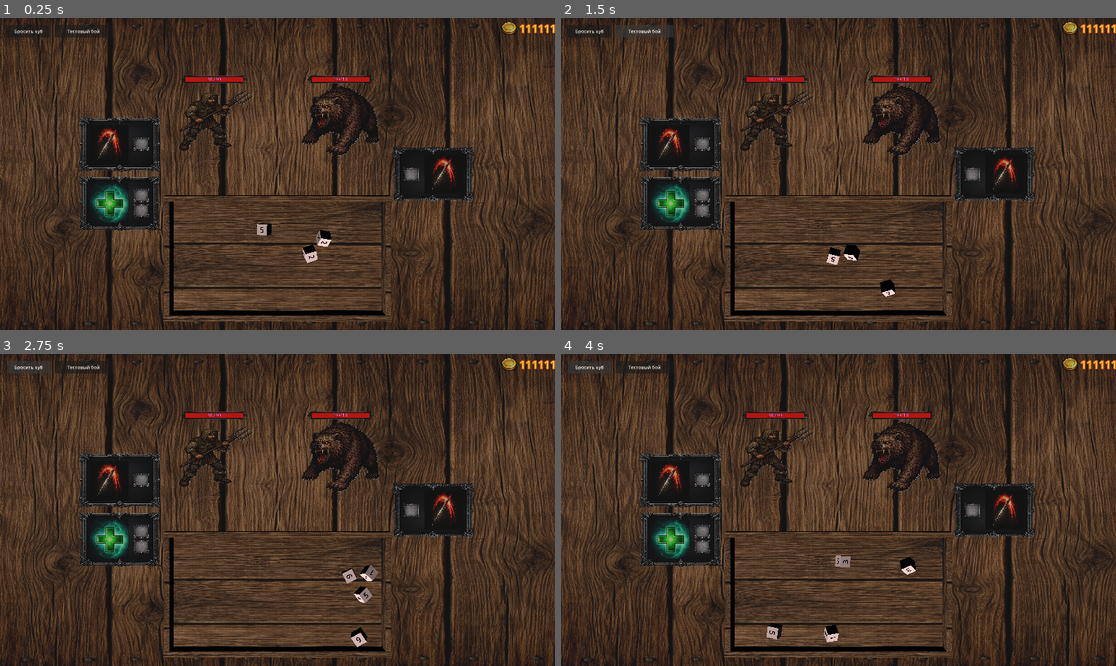
Above: before the commit, frames 1-4 (two rows, left to right).
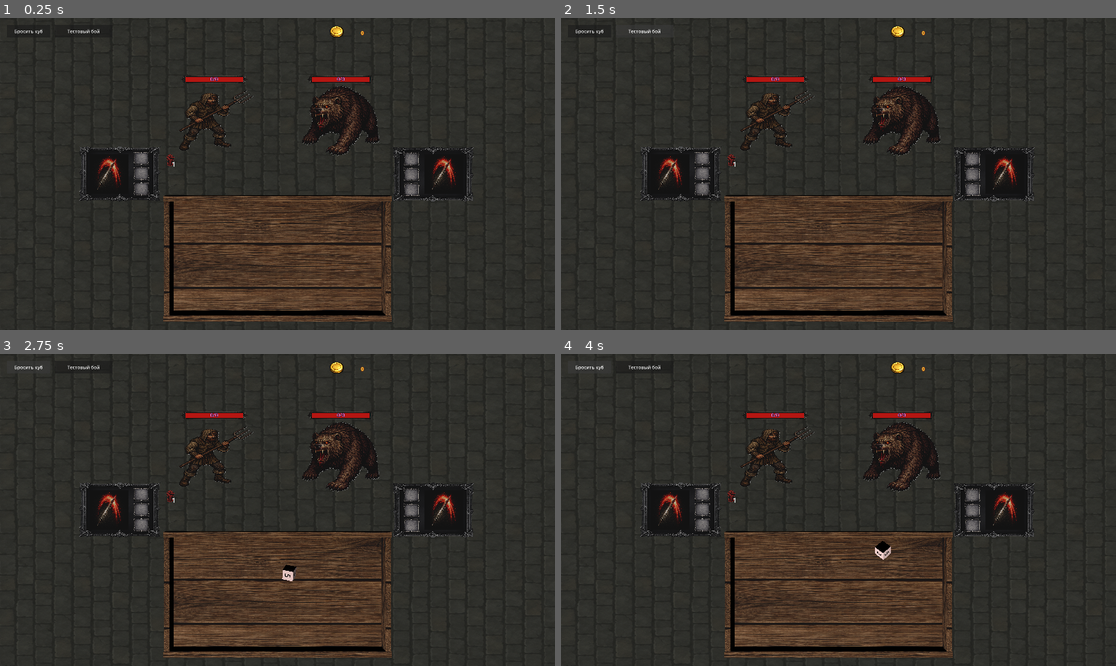
Above: after the commit, the same moments.

Repository: olegbogai-web/dicegame
Game: Godot game, scene res://scenes/new_battle_table.tscn
Same seed, same stepped clock (60 frames per second), same inputs: the game is played once before the commit and once after it. This scene is started directly instead of the project's main scene.
Inputs:
- Up to frame 1 (0.25 s): no input
- Up to frame 2 (1.5 s): click "Бросить куб" at 0.5 s; click "Тестовый бой" at 1.25 s
- Up to frame 3 (2.75 s): click "Бросить куб" at 2 s
- Up to frame 4 (4 s): click "Тестовый бой" at 2.75 s; click "Бросить куб" at 3.5 s

The runs differ from the first frame. In frame 1, 42% of the frame differs, in the area x 0-100%, y 0-100%; in frame 2, 42%; in frame 3, 43%; in frame 4, 43%.
Error after the commit: Parse Error: Cannot infer the type of "player" variable because the value doesn't have a set type. (res://content/combat/reward/post_battle_reward_flow.gd:113)

Commit message:
Add runtime coin system and global coin HUD

Diff:
--- a/content/combat/reward/post_battle_reward_flow.gd
+++ b/content/combat/reward/post_battle_reward_flow.gd
@@ -11,6 +11,7 @@
 const REWARD_CARD_UP_FACE_ID := &"card_up"
 const REWARD_ARTIFACT_FACE_ID := &"artifact_+"
 const REWARD_CUBE_FACE_ID := &"cube_+"
+const MONEY_CUBE_DICE_NAME := &"money_cube"
 const ABILITY_REWARD_OPTIONS_COUNT := 3
 const ARTIFACT_REWARD_OPTIONS_COUNT := 2
 const CUBE_REWARD_OPTIONS_COUNT := 2
@@ -89,6 +90,7 @@
 	for dice in all_reward_dice:
 		if dice == null or not dice.has_completed_first_stop():
 			return
+	_apply_money_cube_results(owner, all_reward_dice)
 	owner._has_processed_post_battle_reward_result = true
 	var reward_face := ""
 	var reward_top_face := reward_dice.get_top_face()
@@ -103,6 +105,29 @@
 		_show_artifact_reward_options(owner)
 	elif StringName(reward_face) == REWARD_CUBE_FACE_ID:
 		_show_cube_reward_options(owner)
+
+
+func _apply_money_cube_results(owner: Node, reward_dice: Array) -> void:
+	if owner == null or owner.battle_room_data == null:
+		return
+	var player := owner.battle_room_data.player_instance
+	if player == null:
+		return
+	var gained_coins := 0
+	for dice in reward_dice:
+		if dice == null:
+			continue
+		var dice_definition := dice.get_meta(&"definition", null) as DiceDefinition
+		if dice_definition == null or StringName(dice_definition.dice_name) != MONEY_CUBE_DICE_NAME:
+			continue
+		var top_face := dice.get_top_face()
+		if top_face == null:
+			continue
+		gained_coins += maxi(top_face.text_value.to_int(), 0)
+	if gained_coins <= 0:
+		return
+	var updated_coins := player.add_coins(gained_coins)
+	print("[Debug][RewardFlow] Получено монет: %d. Всего монет: %d." % [gained_coins, updated_coins])
 
 
 func _find_post_battle_reward_die(owner: Node) -> Dice:
--- a/content/entities/player.gd
+++ b/content/entities/player.gd
@@ -2,11 +2,14 @@
 class_name Player
 
 const ON_GRANT_MAX_HP_BONUS_META_KEY := &"on_grant_max_hp_bonus"
+
+signal coins_changed(new_amount: int)
 
 var player_id := ""
 var base_stat: PlayerBaseStat
 var current_hp := 0
 var current_armor := 0
+var current_coins := 0
 var dice_loadout: Array[DiceDefinition] = []
 var runtime_cube_global_map: Array[DiceDefinition] = []
 var runtime_reward_cube: DiceDefinition
@@ -40,6 +43,7 @@
 	if base_stat == null:
 		current_hp = 0
 		current_armor = 0
+		current_coins = 0
 		dice_loadout.clear()
 		runtime_cube_global_map.clear()
 		runtime_reward_cube = null
@@ -55,6 +59,7 @@
 		return
 	current_hp = base_stat.get_resolved_starting_hp()
 	current_armor = base_stat.starting_armor
+	current_coins = maxi(base_stat.starting_coins, 0)
 	dice_loadout = base_stat.starting_dice.duplicate()
 	runtime_cube_global_map = base_stat.get_resolved_base_cube_global_map().duplicate(true)
 	runtime_reward_cube = base_stat.get_resolved_base_reward_cube().duplicate(true)
@@ -71,6 +76,7 @@
 	runtime_max_hp_bonus = 0
 	run_flags.clear()
 	_is_runtime_initialized = true
+	coins_changed.emit(current_coins)
 
 
 func ensure_runtime_initialized_from_base_stat() -> void:
@@ -107,6 +113,26 @@
 	if base_stat == null:
 		return 0
 	return maxi(base_stat.max_hp + runtime_max_hp_bonus, 0)
+
+
+func get_current_coins() -> int:
+	return maxi(current_coins, 0)
+
+
+func add_coins(amount: int) -> int:
+	if amount <= 0:
+		return get_current_coins()
+	return _set_current_coins(current_coins + amount)
+
+
+func spend_coins(amount: int) -> bool:
+	var resolved_amount := maxi(amount, 0)
+	if resolved_amount == 0:
+		return true
+	if current_coins < resolved_amount:
+		return false
+	_set_current_coins(current_coins - resolved_amount)
+	return true
 
 
 func grant_artifact(artifact_definition: ArtifactDefinition) -> void:
@@ -172,3 +198,12 @@
 		return
 	runtime_max_hp_bonus += max_hp_bonus
 	current_hp = mini(current_hp + max_hp_bonus, get_max_hp())
+
+
+func _set_current_coins(value: int) -> int:
+	var next_value := maxi(value, 0)
+	if next_value == current_coins:
+		return current_coins
+	current_coins = next_value
+	coins_changed.emit(current_coins)
+	return current_coins
--- a/content/entities/player_base_stat.gd
+++ b/content/entities/player_base_stat.gd
@@ -25,6 +25,7 @@
 @export_range(1, 999, 1) var max_hp := DEFAULT_MAX_HP
 @export_range(0, 999, 1) var starting_hp := DEFAULT_MAX_HP
 @export_range(0, 999, 1) var starting_armor := 0
+@export_range(0, 999999, 1) var starting_coins := 0
 @export var starting_dice: Array[DiceDefinition] = []
 @export var base_cube_global_map: Array[DiceDefinition] = []
 @export var base_reward_cube: DiceDefinition
--- a/content/global_map/runtime/global_map_flow_orchestrator.gd
+++ b/content/global_map/runtime/global_map_flow_orchestrator.gd
@@ -82,6 +82,9 @@
 	_ensure_event_unavailable_mark()
 	_build_start_path_points()
 	_restore_persisted_state()
+	var runtime_player := _resolve_or_create_runtime_player()
+	if _board != null and runtime_player != null:
+		_board.bind_runtime_player(runtime_player)
 	_schedule_global_map_dice_roll_if_needed()
 
 
--- a/scenes/battle_table.gd
+++ b/scenes/battle_table.gd
@@ -102,10 +102,19 @@
 
 func _apply_room_data() -> void:
 	_scene_view_renderer._apply_room_data(self)
+	_bind_runtime_player_to_board()
 
 
 func _apply_floor_textures() -> void:
 	_scene_view_renderer._apply_floor_textures(self)
+
+
+func _bind_runtime_player_to_board() -> void:
+	if _board == null or battle_room_data == null:
+		return
+	if battle_room_data.player_instance == null:
+		return
+	_board.bind_runtime_player(battle_room_data.player_instance)
 
 
 func _apply_player_sprite() -> void:
--- a/scenes/board.tscn
+++ b/scenes/board.tscn
@@ -3,6 +3,7 @@
 [ext_resource type="Texture2D" uid="uid://dn66rechaasvk" path="res://assets/material/дерево.png" id="1_vhfsq"]
 [ext_resource type="Script" uid="uid://dg8vg8qhsqsb4" path="res://ui/scripts/board_controller.gd" id="2_x7kp1"]
 [ext_resource type="PackedScene" uid="uid://boqsu0xoab2wo" path="res://content/resources/base_cube.tscn" id="3_j2v5c"]
+[ext_resource type="Texture2D" uid="uid://c2npj028il5ih" path="res://assets/ui/coin.png" id="4_coin"]
 
 [sub_resource type="BoxShape3D" id="BoxShape3D_floor"]
 size = Vector3(8, 0.2, 4)
@@ -118,3 +119,29 @@
 offset_right = 390.0
 offset_bottom = 68.0
 text = "Тестовый бой"
+
+[node name="CoinsHUD" type="Control" parent="UI" unique_id=933445112]
+offset_left = 1139.0
+offset_top = 22.0
+offset_right = 1259.0
+offset_bottom = 74.0
+mouse_filter = 2
+
+[node name="coin" type="TextureRect" parent="UI/CoinsHUD" unique_id=2050029191]
+offset_right = 52.0
+offset_bottom = 52.0
+texture = ExtResource("4_coin")
+expand_mode = 1
+stretch_mode = 5
+
+[node name="number_of_coins" type="Label" parent="UI/CoinsHUD" unique_id=271628513]
+offset_left = 62.0
+offset_top = 10.0
+offset_right = 120.0
+offset_bottom = 50.0
+theme_override_colors/font_color = Color(0.8980392, 0.84313726, 0.3254902, 1)
+theme_override_colors/font_outline_color = Color(0.8392157, 0.32156864, 0.011764706, 1)
+theme_override_constants/outline_size = 6
+text = "0"
+horizontal_alignment = 2
+vertical_alignment = 1
--- a/scenes/new_battle_table.tscn
+++ b/scenes/new_battle_table.tscn
@@ -12,7 +12,6 @@
 [ext_resource type="Texture2D" uid="uid://cr5mbqdxoaee3" path="res://assets/entity/monsters/test_player.png" id="9_v3i8a"]
 [ext_resource type="PackedScene" uid="uid://damoph5umarop" path="res://scenes/ability_reward.tscn" id="10_df7hy"]
 [ext_resource type="Texture2D" uid="uid://dxvwoyqvt34rk" path="res://assets/artefacts/necklace_strength.png" id="10_tw8gb"]
-[ext_resource type="Texture2D" uid="uid://c2npj028il5ih" path="res://assets/ui/coin.png" id="13_aextr"]
 
 [sub_resource type="StandardMaterial3D" id="StandardMaterial3D_gpgk3"]
 albedo_texture = ExtResource("3_5yklm")
@@ -91,11 +90,6 @@
 
 [sub_resource type="PlaneMesh" id="PlaneMesh_kitqn"]
 
-[sub_resource type="StandardMaterial3D" id="StandardMaterial3D_kitqn"]
-transparency = 1
-albedo_texture = ExtResource("13_aextr")
-
-[sub_resource type="PlaneMesh" id="PlaneMesh_14ef2"]
 
 [node name="battle_table" type="Node3D" unique_id=2051974326]
 script = ExtResource("2_runtime")
@@ -282,16 +276,3 @@
 sorting_offset = 5.0
 material_override = SubResource("StandardMaterial3D_2v2t6")
 mesh = SubResource("PlaneMesh_kitqn")
-
-[node name="coin" type="MeshInstance3D" parent="." unique_id=1036548424]
-transform = Transform3D(0.4, 0, 0, 0, 0.4, 0, 0, 0, 0.4, 11.010382, 0.01, -6.9212484)
-material_override = SubResource("StandardMaterial3D_kitqn")
-mesh = SubResource("PlaneMesh_14ef2")
-
-[node name="number_of_coins" type="Label3D" parent="coin" unique_id=1339183544]
-transform = Transform3D(1, 0, 0, 0, -4.371139e-08, 1, 0, -1, -4.371139e-08, 3.429618, 0, 0)
-pixel_size = 0.04
-modulate = Color(0.8980392, 0.84313726, 0.3254902, 1)
-outline_modulate = Color(0.8392157, 0.32156864, 0.011764706, 1)
-text = "111111"
-outline_size = 10
--- a/scenes/scripts/event_room_controller.gd
+++ b/scenes/scripts/event_room_controller.gd
@@ -8,6 +8,7 @@
 const DiceFaceDefinitionScript = preload("res://content/dice/resources/dice_face_definition.gd")
 const DiceMotionState = preload("res://content/dice/runtime/dice_motion_state.gd")
 const EventOutcomeDefinitionScript = preload("res://content/events/resources/event_outcome_definition.gd")
+const GlobalMapRuntimeState = preload("res://content/global_map/runtime/global_map_runtime_state.gd")
 const BASE_DICE_SCENE = preload("res://content/resources/base_cube.tscn")
 const GLOBAL_MAP_SCENE_PATH := "res://scenes/global_map_room.tscn"
 
@@ -55,6 +56,9 @@
 
 	if _camera != null:
 		_camera.current = true
+	var runtime_player := GlobalMapRuntimeState.load_runtime_player()
+	if _board != null and runtime_player != null:
+		_board.bind_runtime_player(runtime_player)
 	_collect_choice_entries()
 	_apply_event_definition()
 
--- a/ui/scripts/board_controller.gd
+++ b/ui/scripts/board_controller.gd
@@ -3,6 +3,7 @@
 
 const DiceThrowRequestScript = preload("res://content/dice/dice_throw_request.gd")
 const Dice = preload("res://content/dice/dice.gd")
+const Player = preload("res://content/entities/player.gd")
 
 @export_category("Board References")
 @export var floor_path: NodePath = ^"floor"
@@ -30,6 +31,9 @@
 @onready var _floor: Node3D = get_node_or_null(floor_path)
 @onready var _throw_button: Button = %ThrowDiceButton
 @onready var _test_battle_button: Button = %TestBattleButton
+@onready var _coins_value_label: Label = $UI/CoinsHUD/number_of_coins
+
+var _runtime_player: Player
 
 var _rng := RandomNumberGenerator.new()
 
@@ -40,6 +44,19 @@
 		_throw_button.pressed.connect(_on_throw_button_pressed)
 	if _test_battle_button != null and not _test_battle_button.pressed.is_connected(_on_test_battle_button_pressed):
 		_test_battle_button.pressed.connect(_on_test_battle_button_pressed)
+	_set_coin_amount(0)
+
+
+func bind_runtime_player(player: Player) -> void:
+	if _runtime_player == player:
+		_refresh_coin_display()
+		return
+	if _runtime_player != null and _runtime_player.coins_changed.is_connected(_on_runtime_player_coins_changed):
+		_runtime_player.coins_changed.disconnect(_on_runtime_player_coins_changed)
+	_runtime_player = player
+	if _runtime_player != null and not _runtime_player.coins_changed.is_connected(_on_runtime_player_coins_changed):
+		_runtime_player.coins_changed.connect(_on_runtime_player_coins_changed)
+	_refresh_coin_display()
 
 
 func throw_dice(requests: Array[DiceThrowRequest]) -> Array[RigidBody3D]:
@@ -119,6 +136,23 @@
 	var result := get_tree().change_scene_to_file(test_battle_scene_path)
 	if result != OK:
 		push_warning("Failed to open test battle scene: %s" % test_battle_scene_path)
+
+
+func _on_runtime_player_coins_changed(new_amount: int) -> void:
+	_set_coin_amount(new_amount)
+
+
+func _refresh_coin_display() -> void:
+	if _runtime_player == null:
+		_set_coin_amount(0)
+		return
+	_set_coin_amount(_runtime_player.get_current_coins())
+
+
+func _set_coin_amount(value: int) -> void:
+	if _coins_value_label == null:
+		return
+	_coins_value_label.text = str(maxi(value, 0))
 
 
 func _find_spawn_transform(
